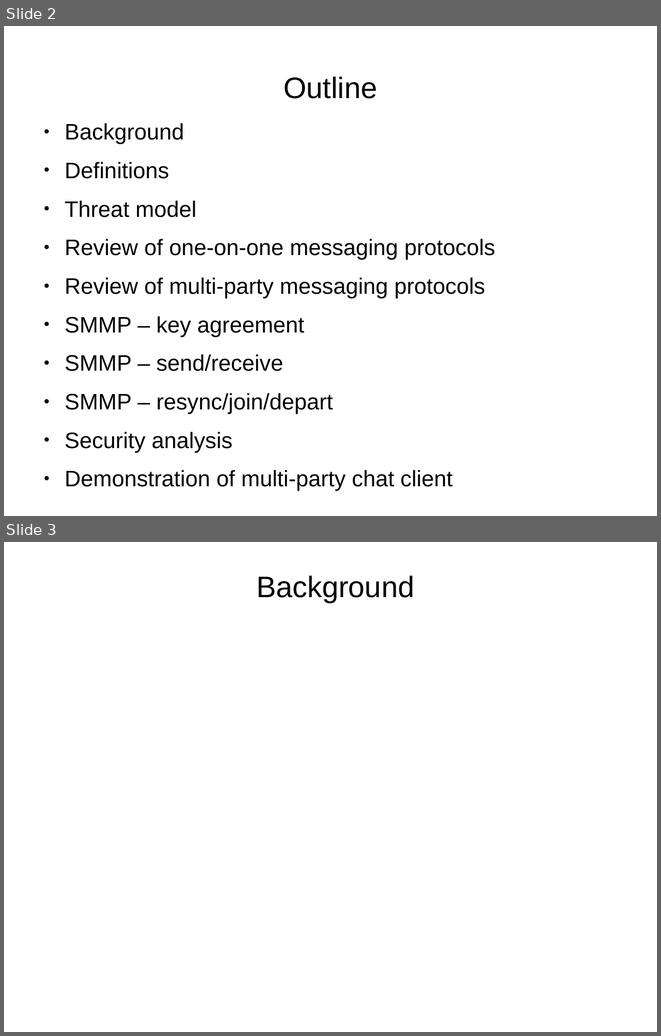
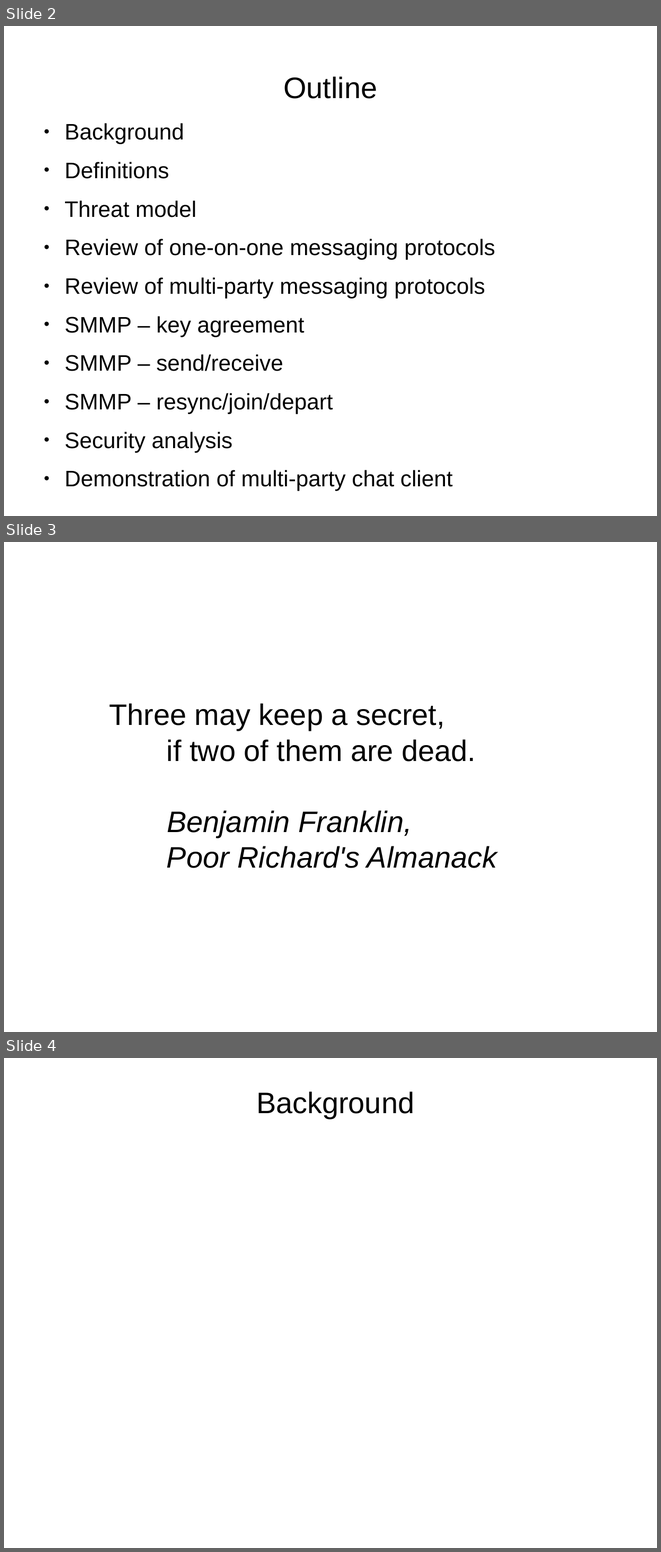
Before and after one commit to rxcomm/smmp, a slide deck: spec/slideshow.odp. Shown one above the other, each under a label of ours: slides 2 and 3 before the commit, slides 2, 3 and 4 after it. The pictures are 661x1036 and 661x1552 pixels, drawn with LibreOffice and Linux fonts; fonts in the diff are those of the drawing. Boxes give left, top, right and bottom in pixels: in the first picture for what was removed or moved away, otherwise in the second. Text is boxed around its words. In the diff, an @@ line names an element or a change of style, - is before the commit and + after.

Commit message:
added Ben Franklin quote to slideshow

```diff
--- a/spec/slideshow.odp
+++ b/spec/slideshow.odp
@@ slide 3 added at bbox=[4, 542, 657, 1032], background #FFFFFF @@
@@ text added at bbox=[109, 703, 497, 868], 36 pt, text #000000 @@
+Three may keep a secret,
+if two of them are dead.
+Benjamin Franklin,
+Poor Richard's Almanack
@@ what was slide 3 is now slide 4 @@
```
Also in this commit, not shown: 2 other files.
